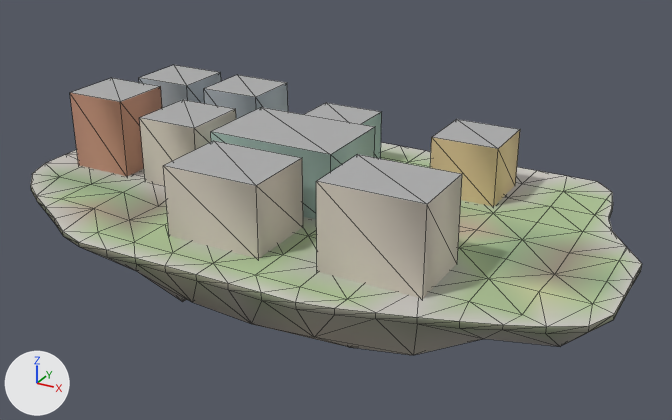
The glTF model godot_project/remake/sky/islands/SKY-064.lod1.glb as it was, and as the next commit left it.
Both versions are drawn from a 50 mm camera at (122.5, -207.2, 100.5) aimed at (7.9, 1.2, -3.7). The lights are fixed; the arrows at lower left show +X, +Y and +Z. The older version comes first. Mesh edges are drawn as thin lines. Vertices at exactly the same position are counted once.

The first picture shows 'buildings', 'deck', 'rock'.
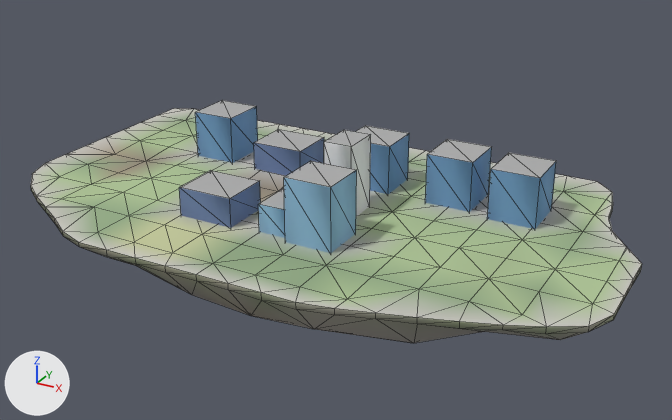
What differs and where, as boxes [x1, y1, x2, y2] in the pictures (672 x 420 px; the box of a moved part takes in the faces that stretch with it):
'buildings', reshaped, recoloured (16% narrower, 34% shorter): before [70, 65, 520, 299]; after [179, 100, 556, 253]
part 1 of me_deck, edited (looks the same): [31, 148, 633, 325] in both
part 2 of me_deck, recoloured: before [51, 154, 580, 316]; after [51, 118, 580, 316]
part 3 of me_deck, recoloured: [46, 162, 614, 307] in both
part 4 of me_deck, recoloured: before [93, 169, 487, 297]; after [90, 120, 487, 297]
part 5 of me_deck, recoloured: before [61, 146, 618, 311]; after [61, 136, 618, 311]
part 6 of me_buildings, moved or reshaped: before [211, 107, 375, 219]; after [324, 130, 371, 216]
part 7 of me_buildings, moved or reshaped: before [304, 103, 382, 159]; after [356, 126, 409, 194]
part 8 of me_buildings, moved or reshaped: before [139, 100, 236, 186]; after [179, 170, 261, 228]
part 9 of me_buildings, moved or reshaped: before [163, 141, 303, 259]; after [254, 129, 324, 176]
part 10 of me_buildings, moved or reshaped: before [316, 154, 462, 299]; after [195, 100, 258, 163]
part 11 of me_buildings, moved or reshaped: before [70, 78, 162, 176]; after [284, 161, 357, 253]
part 12 of me_buildings, moved or reshaped: before [204, 75, 288, 119]; after [258, 189, 285, 238]
part 13 of me_buildings, moved or reshaped: before [139, 65, 221, 108]; after [487, 153, 556, 229]
part 14 of me_buildings, moved or reshaped: before [430, 119, 520, 207]; after [425, 139, 492, 212]
part 15 of me_buildings, recoloured: before [139, 72, 382, 159]; after [258, 134, 556, 238]
part 16 of me_buildings, recoloured: before [139, 109, 462, 299]; after [179, 106, 324, 228]
part 17 of me_buildings, recoloured: before [211, 127, 375, 219]; after [324, 135, 371, 216]
part 18 of me_buildings, recoloured: before [70, 86, 162, 176]; after [284, 170, 357, 253]
part 19 of me_buildings, recoloured: before [430, 130, 520, 207]; after [425, 147, 492, 212]

What changed in the scene script:
```text
Change me_deck:
    remove me_deck.from_pydata(...)  # 156 vertices, 254 faces; spans x -82.0..91.0, y -54.0..48.0, z -2.0..0.0
    add me_deck.from_pydata(...)  # 156 vertices, 254 faces; spans x -82.0..91.0, y -54.0..48.0, z -1.0..0.0
    me_deck part 1: 70 faces centred in x -78.0..89.0, y -52.0..44.0, z 0.0 are repainted in the vertex colours; the middle colour goes from greyish green #afc097 to greyish green #aabc93
    me_deck part 2: 39 faces centred in x -74.0..80.0, y -45.0..40.0, z 0.0 are repainted in the vertex colours; the middle colour goes from light grey #c2c0b9 to greyish green #a7af88
    me_deck part 3: 44 faces centred in x -66.0..82.0, y -44.0..32.0, z -1.0..0.0 are repainted in the vertex colours; the middle colour goes from greyish green #aaae91 to greyish green #aec295
    me_deck part 4: 30 faces centred in x -66.0..54.0, y -40.0..32.0, z -1.0..0.0 are repainted in the vertex colours; the middle colour goes from light grey #c3c0bb to greyish green #a9b089
    me_deck part 5: 53 faces centred in x -62.0..87.0, y -50.0..40.0, z 0.0 are repainted in the vertex colours; the middle colour goes from greyish green #acc094 to greyish green #97af88
    edits to the shape of me_deck do not show in these pictures
Change me_buildings:
    remove me_buildings.from_pydata(...)  # 72 vertices, 90 faces; spans x -72.2..52.3, y -40.6..34.4, z -0.5..22.6
    add me_buildings.from_pydata(...)  # 72 vertices, 90 faces; spans x -45.6..62.6, y -29.7..23.9, z -0.5..20.5
    me_buildings part 6: the loose piece of 8 vertices spanning x -22.2..14.8, y -14.1..10.9, z -0.5..18.9 is scaled about its middle by (0.216, 0.44, 1.08), then moved by (18.4, -3.4, 0.8)
    me_buildings part 7: the loose piece of 8 vertices spanning x -13.2..5.8, y 16.4..33.4, z -0.5..15.6 is scaled about its middle by (0.737, 0.765, 0.91), then moved by (16.2, -8.0, -0.7)
    me_buildings part 8: the loose piece of 8 vertices spanning x -46.7..-27.7, y -14.1..5.9, z -0.5..19.0 is scaled about its middle by (0.842, 0.7, 0.442), then moved by (23.0, -18.1, -5.4)
    me_buildings part 9: the loose piece of 8 vertices spanning x -17.2..9.8, y -40.6..-19.6, z -0.5..18.9 is scaled about its middle by (0.593, 0.667, 0.443), then moved by (-12.7, 46.5, -5.4)
    me_buildings part 10: the loose piece of 8 vertices spanning x 25.3..52.3, y -39.6..-19.6, z -0.5..22.6 is scaled about its middle by (0.481, 0.7, 0.631), then moved by (-77.8, 46.5, -4.3)
    me_buildings part 11: the loose piece of 8 vertices spanning x -72.2..-53.2, y -14.1..3.9, z -0.5..22.6 is scaled about its middle by (0.684, 0.722, 0.769), then moved by (79.8, -18.1, -2.7)
    me_buildings part 12: the loose piece of 8 vertices spanning x -46.7..-27.7, y 16.4..34.4, z -0.5..19.6 is scaled about its middle by (0.474, 0.639, 0.407), then moved by (43.2, -47.3, -6.0)
    me_buildings part 13: the loose piece of 8 vertices spanning x -72.2..-53.2, y 16.4..34.4, z -0.5..19.6 is scaled about its middle by (0.684, 0.778, 0.725), then moved by (118.9, -10.7, -2.8)
    me_buildings part 14: the loose piece of 8 vertices spanning x 29.3..48.3, y 16.4..34.4, z -0.5..16.6 is scaled about its middle by (0.684, 0.778, 0.851), then moved by (-1.3, -8.5, -1.3)
    me_buildings part 15: 24 faces centred in x -72.2..5.8, y 16.4..34.4, z 4.9..12.9 are repainted in the vertex colours; the middle colour goes from grey #adb6bd to blue #6e99c5
    me_buildings part 16: 24 faces centred in x -46.7..52.3, y -40.6..5.9, z 6.0..14.9 are repainted in the vertex colours; the middle colour goes from pale yellow #d6cdbf to blue #6a7fab
    me_buildings part 17: 8 faces centred in x -22.2..14.8, y -14.1..10.9, z 6.0..12.4 are repainted in the vertex colours; the middle colour goes from grey #a3beb5 to white #e9eaeb
    me_buildings part 18: 8 faces centred in x -72.2..-53.2, y -14.1..3.9, z 7.2..14.9 are repainted in the vertex colours; the middle colour goes from brown #c49179 to blue #8cb8d9
    me_buildings part 19: 8 faces centred in x 29.3..48.3, y 16.4..34.4, z 5.2..10.9 are repainted in the vertex colours; the middle colour goes from beige #ddc695 to blue #6e99c5
```
